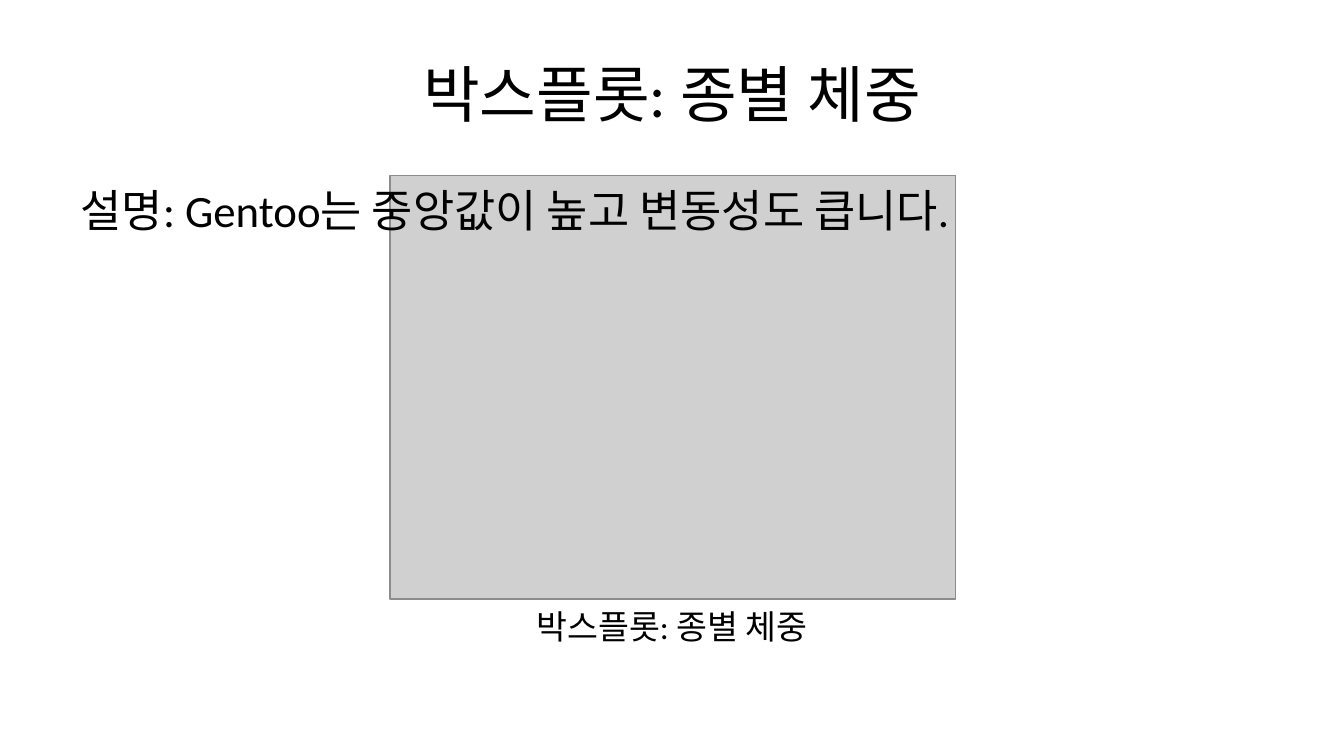
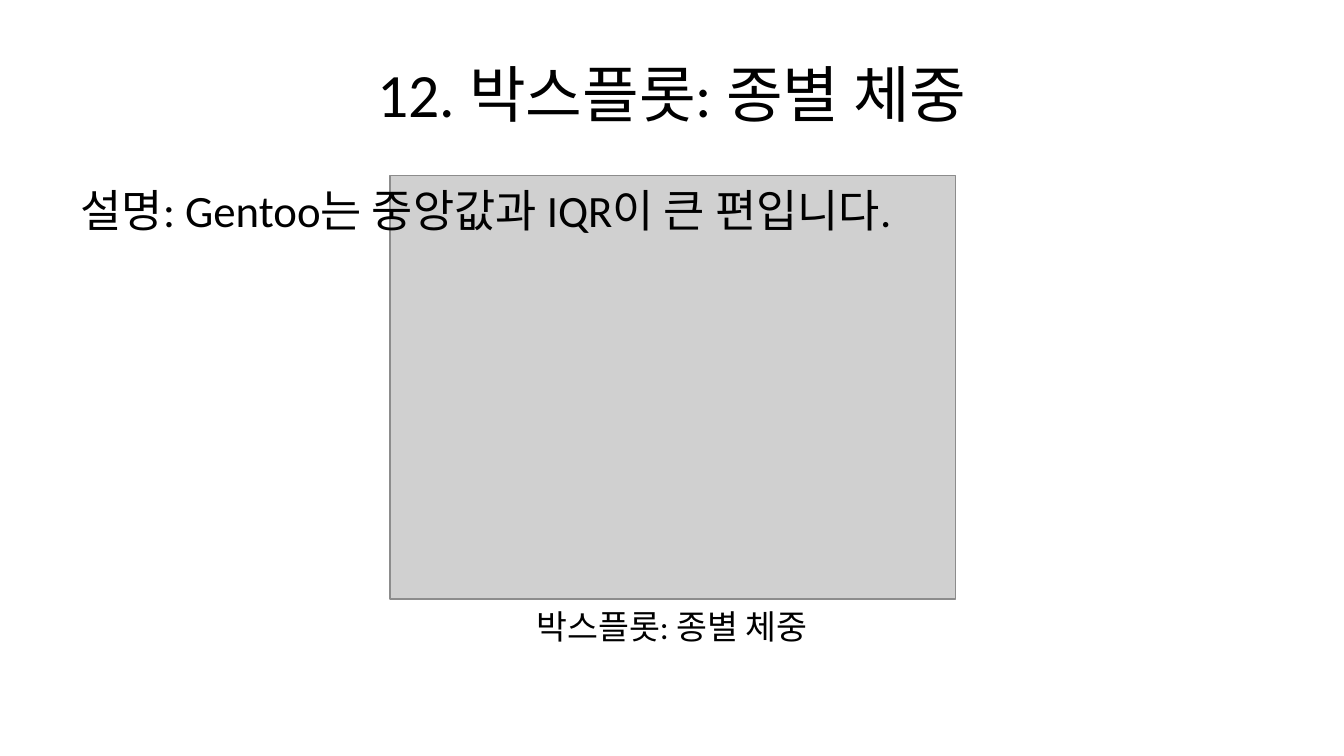
Before and after one commit to urbanrube/ICB_slide, a slide deck: slide 15 of output/slides.pptx. Drawn at 1344x756 pixels with LibreOffice and Linux fonts; fonts in the diff are those of the drawing; grey boxes stand for pictures. Boxes give left, top, right and bottom in pixels: in the first picture for what was removed or moved away, otherwise in the second. Text is boxed around its words. In the diff, an @@ line names an element or a change of style, - is before the commit and + after.

```diff
--- a/output/slides.pptx
+++ b/output/slides.pptx
@@ title at (377, 66, 966, 122): text changed @@
-박스플롯: 종별 체중
+12. 박스플롯: 종별 체중
@@ text at (81, 182, 891, 239): text changed @@
-설명: Gentoo는 중앙값이 높고 변동성도 큽니다.
+설명: Gentoo는 중앙값과 IQR이 큰 편입니다.
```
Also in this commit, not shown: 22 other slides changed, 3 slides added.
